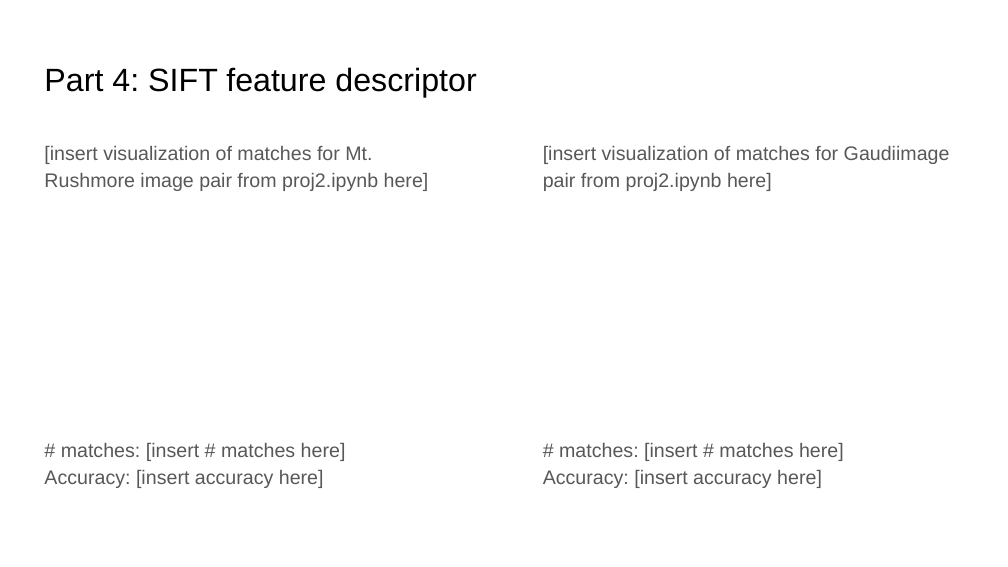
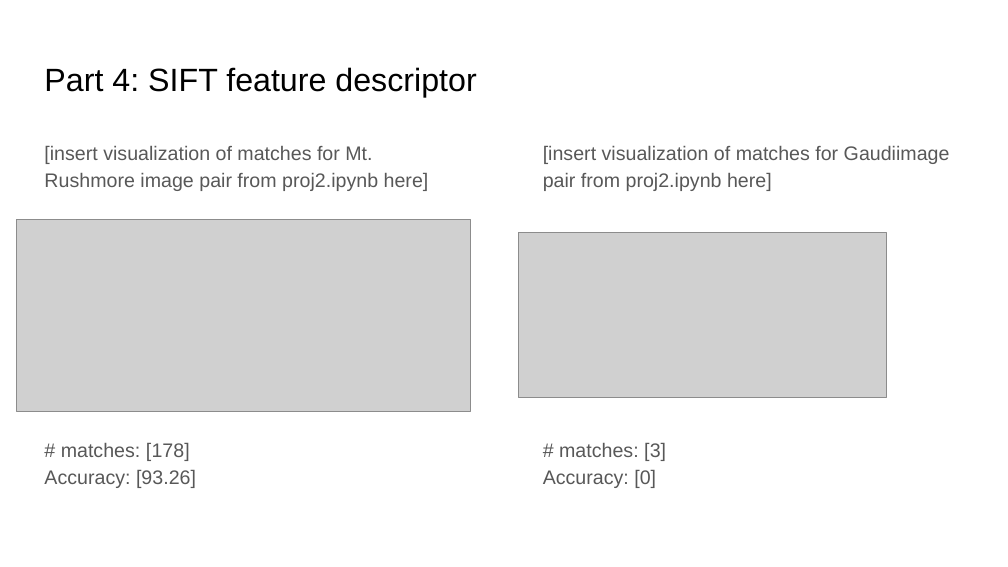
Before and after one commit to m-a-c-e/Computer-Vision, a slide deck: slide 12 of project-2/docs/proj2_report.pptx. Drawn at 1008x567 pixels with LibreOffice and Linux fonts; fonts in the diff are those of the drawing; grey boxes stand for pictures. Boxes give left, top, right and bottom in pixels: in the first picture for what was removed or moved away, otherwise in the second. Text is boxed around its words. In the diff, an @@ line names an element or a change of style, - is before the commit and + after.

Commit message:
finished SIFT descriptor

```diff
--- a/project-2/docs/proj2_report.pptx
+++ b/project-2/docs/proj2_report.pptx
@@ picture added at [16,219,470,411] @@
@@ picture added at [519,233,886,397] @@
@@ text at [44,443,196,488]: text changed @@
-# matches: [insert # matches here]
-Accuracy: [insert accuracy here]
+# matches: [178]
+Accuracy: [93.26]
@@ text at [543,443,666,488]: text changed @@
-# matches: [insert # matches here]
-Accuracy: [insert accuracy here]
+# matches: [3]
+Accuracy: [0]
```
Also in this commit, not shown: 18 other slides changed, 32 other files.
